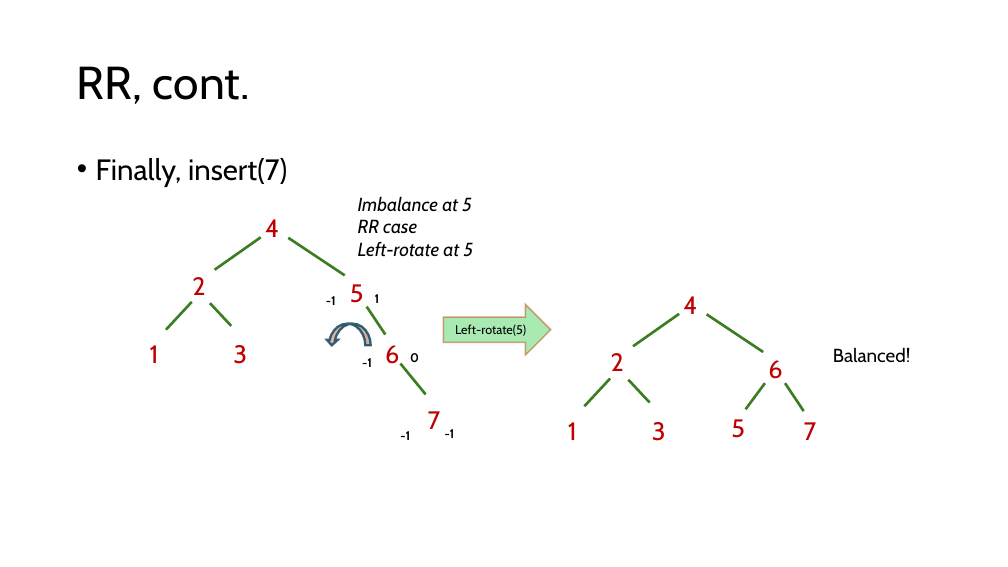
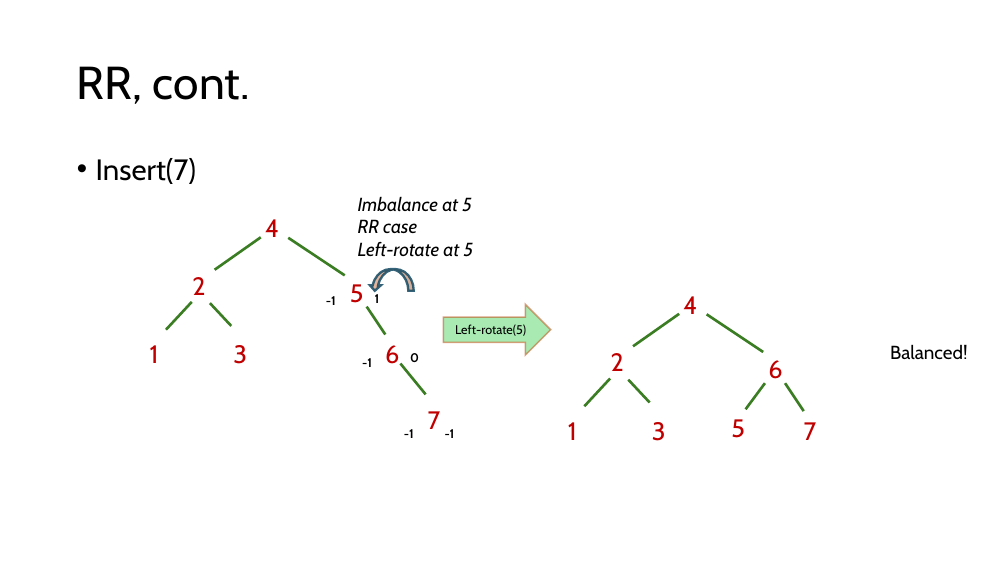
Before and after one commit to comp210ss2/comp210ss2.github.io, a slide deck: slide 16 of slides/L14_15.pptx. Drawn at 1008x567 pixels with LibreOffice and Linux fonts; fonts in the diff are those of the drawing. Boxes give left, top, right and bottom in pixels: in the first picture for what was removed or moved away, otherwise in the second. Text is boxed around its words. In the diff, an @@ line names an element or a change of style, - is before the commit and + after.

```diff
--- a/slides/L14_15.pptx
+++ b/slides/L14_15.pptx
@@ text at box(96, 158, 196, 184): text changed @@
-• Finally, insert(7)
+• Insert(7)
@@ curved right arrow: place and size @@
-curved right arrow at box(327, 324, 371, 346)
+curved right arrow at box(370, 269, 414, 291)
@@ text "Balanced!": place and size @@
-text "Balanced!" at box(833, 347, 911, 363)
+text "Balanced!" at box(890, 344, 968, 359)
@@ text "-1": place and size @@
-text "-1" at box(400, 431, 410, 440)
+text "-1" at box(404, 429, 414, 438)
```
Also in this commit, not shown: 12 other slides changed, 9 slides added, 2 other files.
